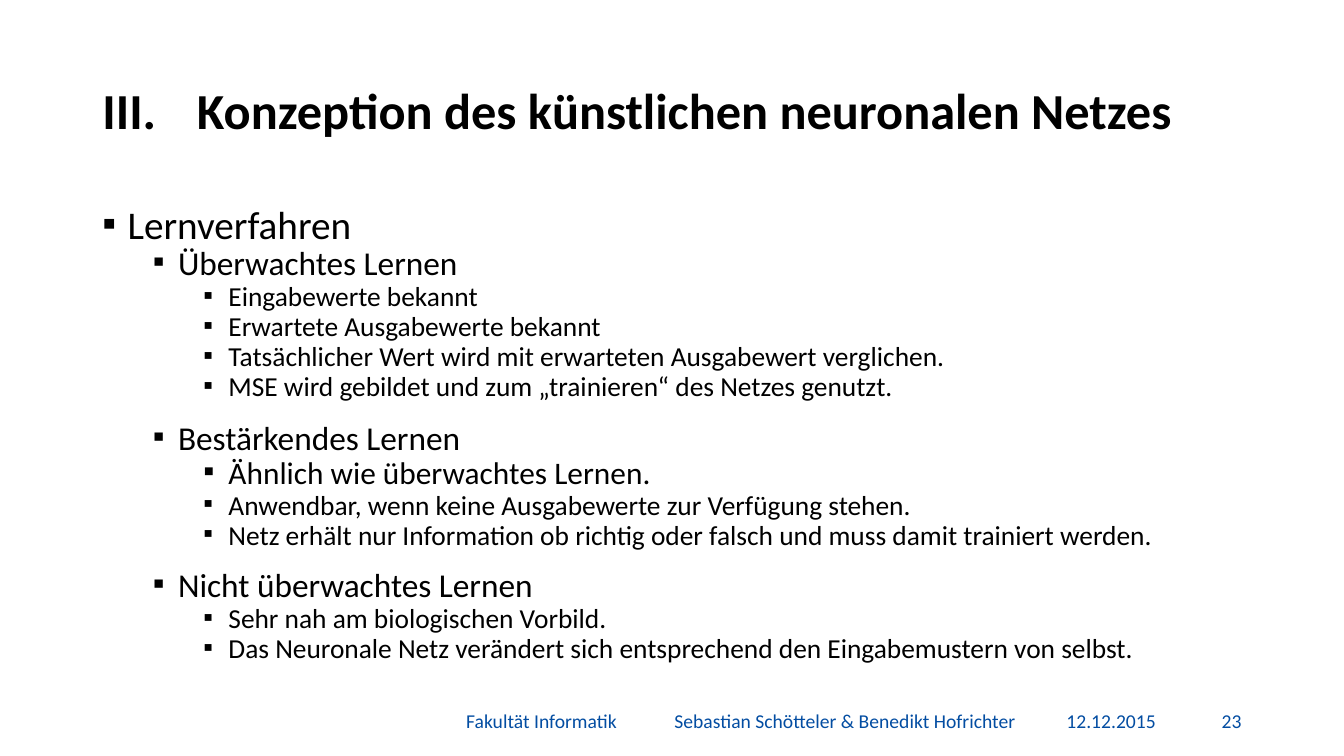
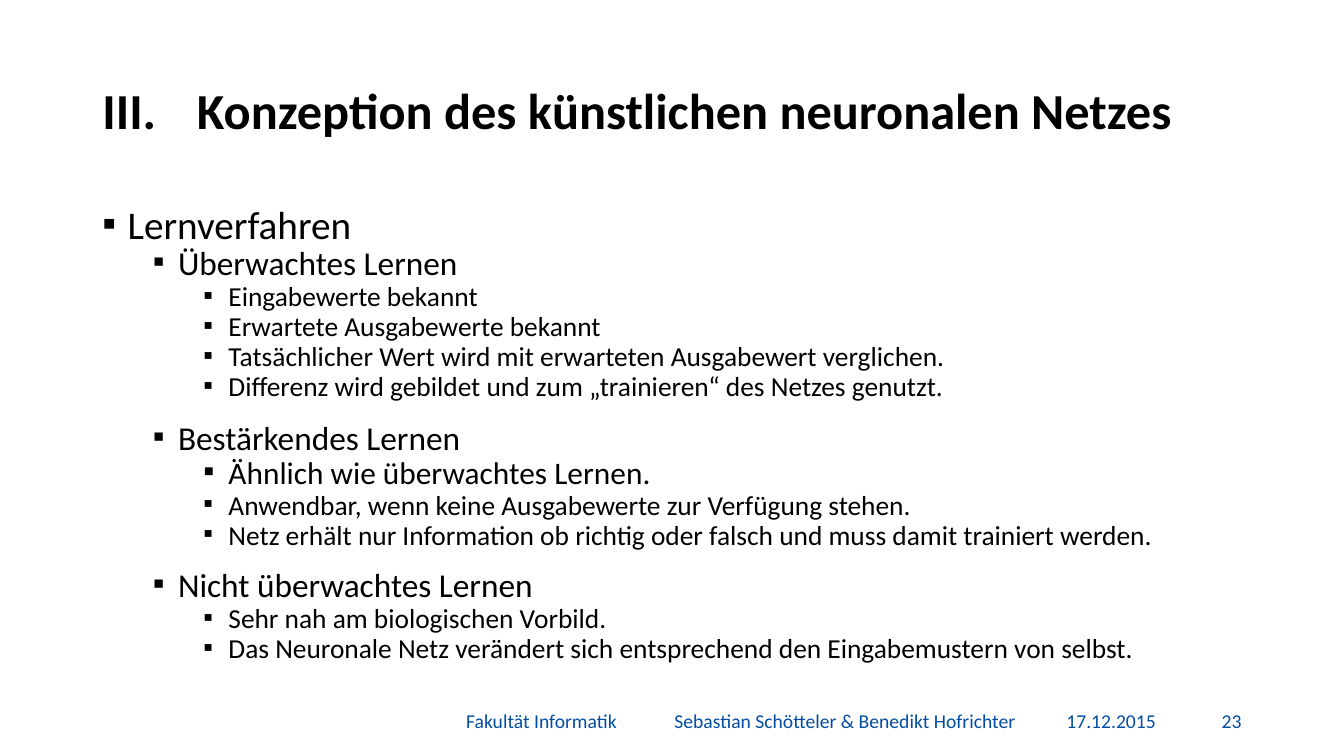
Before and after one commit to BenediktGitGit/soco15, a slide deck: slide 24 of 3b_Vortrag/Präsentation.pptx. Drawn at 1344x756 pixels with LibreOffice and Linux fonts; fonts in the diff are those of the drawing; background and template pictures are left out. Boxes give left, top, right and bottom in pixels: in the first picture for what was removed or moved away, otherwise in the second. Text is boxed around its words. In the diff, an @@ line names an element or a change of style, - is before the commit and + after.

```diff
--- a/3b_Vortrag/Präsentation.pptx
+++ b/3b_Vortrag/Präsentation.pptx
@@ text at [228, 376, 943, 401]: text changed @@
-    ▪ MSE wird gebildet und zum „trainieren“ des Netzes genutzt.
+    ▪ Differenz wird gebildet und zum „trainieren“ des Netzes genutzt.
@@ text at [1066, 715, 1155, 728]: text changed @@
-12.12.2015
+17.12.2015
```
Also in this commit, not shown: 51 other slides changed, 1 slide added, 3 other files.
